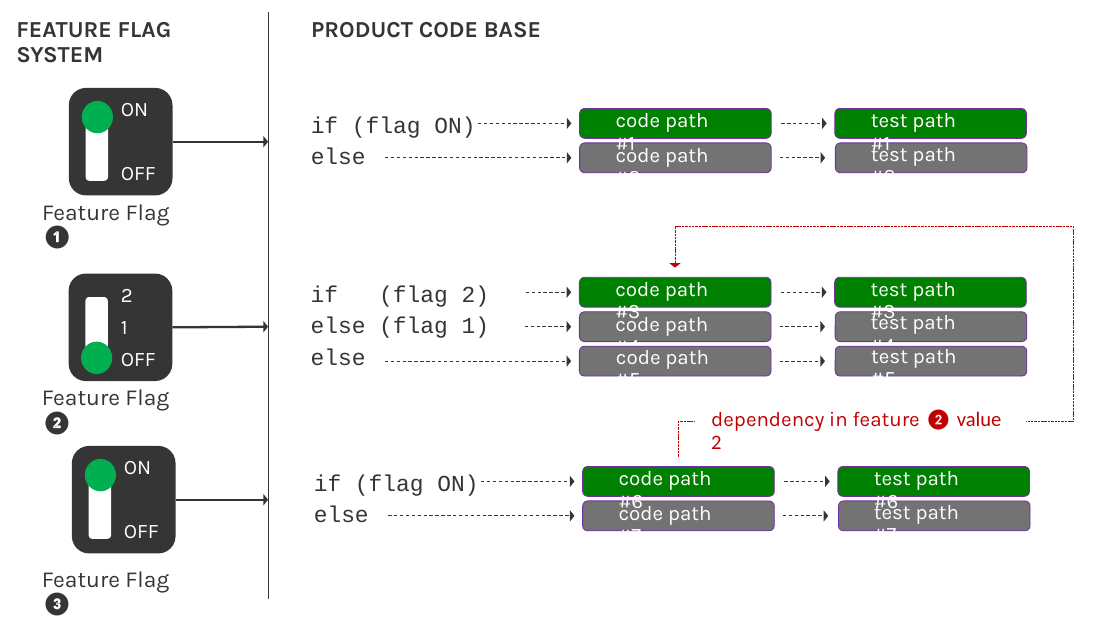
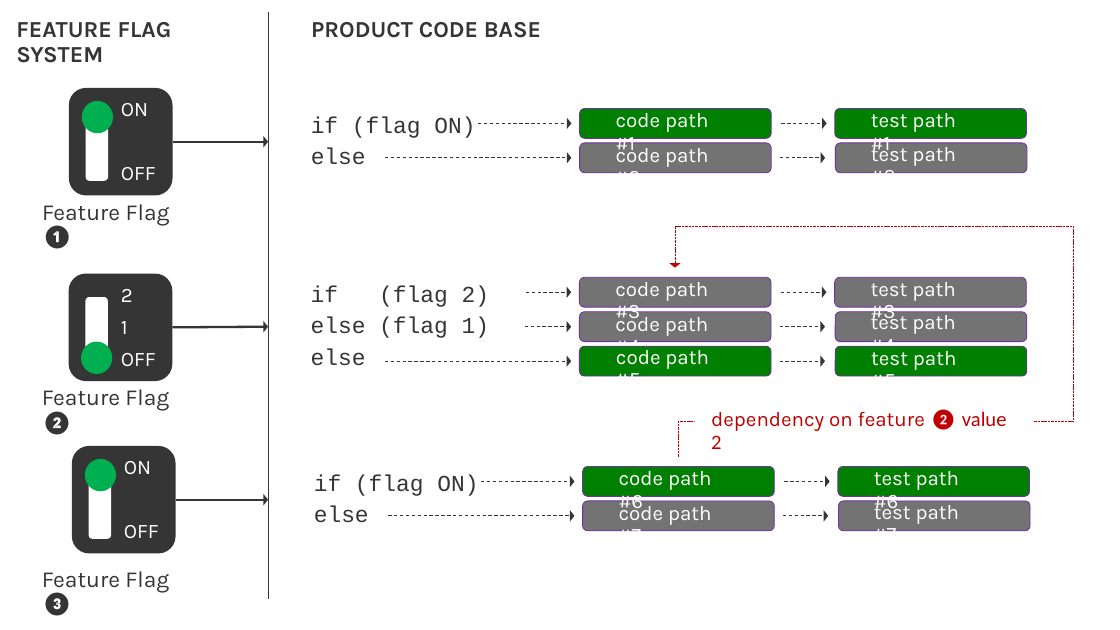
Before and after one commit to wpschaub/DevOps-mindset-essentials, a slide deck: slide 3 of src/articles/progressive-exposure-cost.pptx. Drawn at 1120x630 pixels with LibreOffice and Linux fonts; fonts in the diff are those of the drawing; background and template pictures are left out. Boxes give left, top, right and bottom in pixels: in the first picture for what was removed or moved away, otherwise in the second. Text is boxed around its words. In the diff, an @@ line names an element or a change of style, - is before the commit and + after.

```diff
--- a/src/articles/progressive-exposure-cost.pptx
+++ b/src/articles/progressive-exposure-cost.pptx
@@ rounded rectangle at (580,278,772,307): fill #008000 to #737373 @@
@@ rounded rectangle at (835,278,1027,307): fill #008000 to #737373 @@
@@ rounded rectangle at (580,346,772,376): fill #737373 to #008000 @@
@@ rounded rectangle at (835,346,1027,376): fill #737373 to #008000 @@
@@ text at (711,409,1007,449): text changed @@
-dependency in feature ❷ value 2
+dependency on feature ❷ value 2
```
Also in this commit, not shown: 1 other slide changed, 5 other files.
